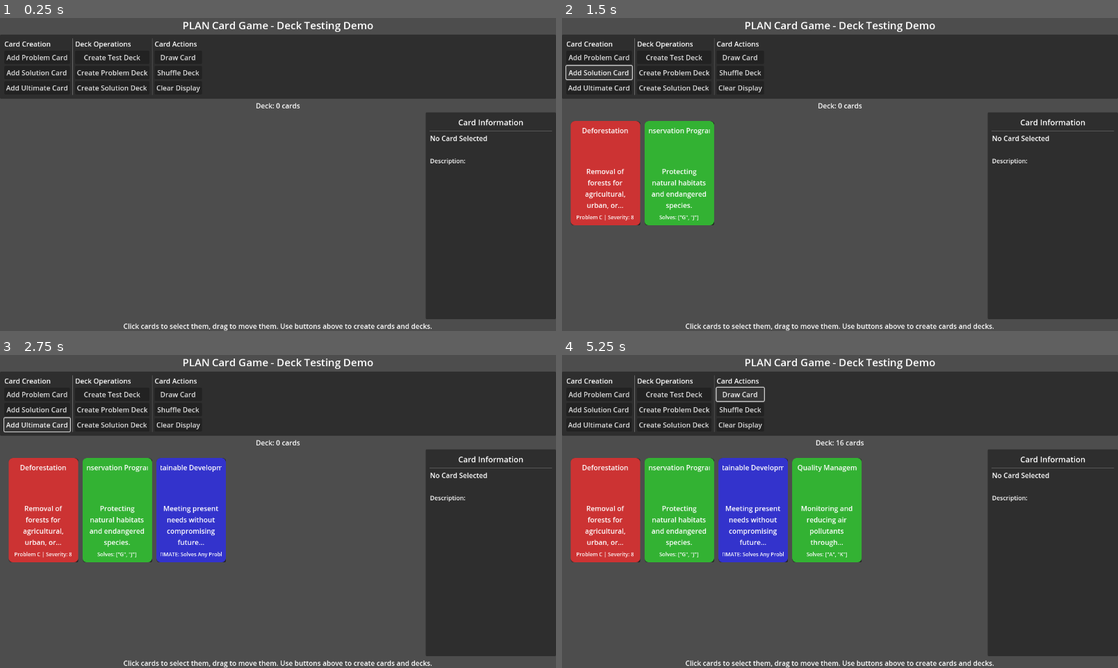
Above: before the commit, frames 1-4 (two rows, left to right).
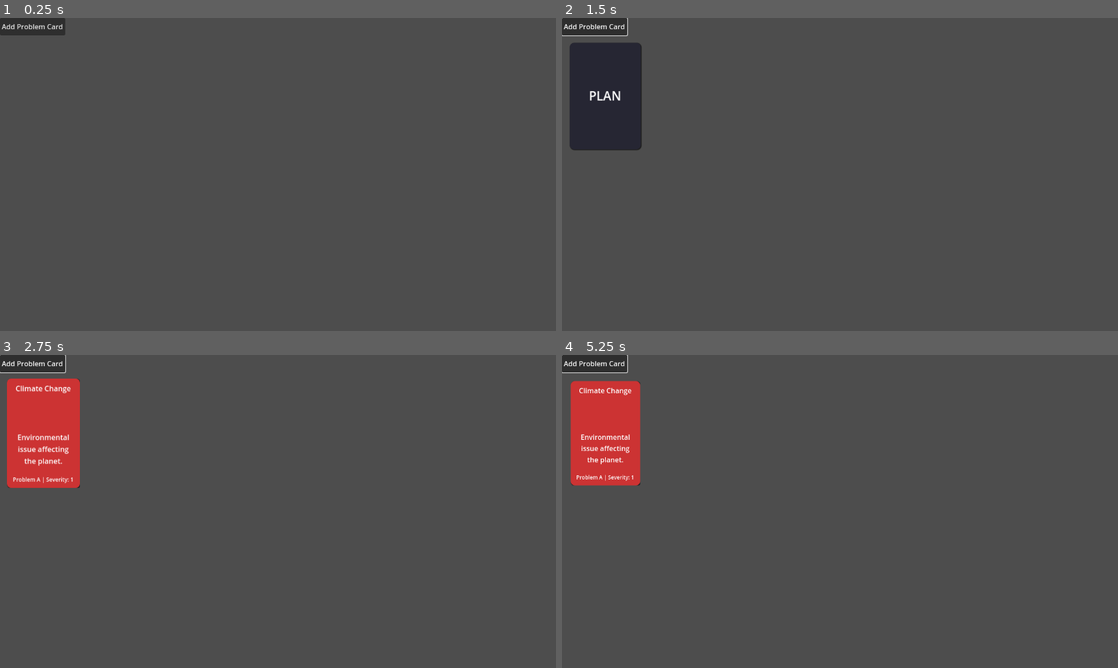
Above: after the commit, the same moments.

Repository: notalentgeek/plan-game
Game: Godot game, scene res://demos/card/test_basic_scene.tscn
Two runs of this game, one before a commit and one after it. Both use one fixed random seed, a clock stepped at 60 frames per second and the inputs below. Before the commit the project starts from res://demos/card/card_deck_demo.tscn.
Inputs (mouse positions are in pixels of both pictures, inside the frame that each line leads up to):
- Up to frame 1 (0.25 s): no input
- Up to frame 2 (1.5 s): click "Add Problem Card" at 0.5 s; click (600, 71) at 1.25 s, where only the run before the commit has a clickable "Add Solution Card"
- Up to frame 3 (2.75 s): click (38, 423) at 2 s, where only the run before the commit has a clickable "Add Ultimate Card"
- Up to frame 4 (5.25 s): click (673, 395) at 2.75 s, where only the run before the commit has a clickable "Create Test Deck"; click (673, 408) at 3.5 s, where only the run before the commit has a clickable "Create Problem Deck"; click (673, 423) at 4.25 s, where only the run before the commit has a clickable "Create Solution Deck"; click (739, 395) at 5 s, where only the run before the commit has a clickable "Draw Card"

The runs differ from the first frame. In frame 1, 37% of the frame differs, in the area x 0-100%, y 0-100%; in frame 2, 44%; in frame 3, 49%; in frame 4, 53%.

Commit message:
Added Test Basic Scene Developed Programmatically

Diff:
--- /dev/null
+++ b/plan-game/demos/card/test_basic_scene.gd
@@ -0,0 +1,110 @@
+extends Control
+
+# Reference to container for cards
+var card_container: Control
+
+# Card layout parameters
+const CARD_WIDTH = 160  # Width of the card visual
+const CARD_HEIGHT = 240  # Height of the card visual
+const CARD_SPACING_X = 20  # Horizontal spacing between cards
+const CARD_SPACING_Y = 20  # Vertical spacing between rows
+const LEFT_MARGIN = 20  # Left margin for the first card
+
+# Track the cards we've added
+var cards = []
+
+func _ready():
+	print("Basic test scene initialized")
+
+	# Create the "Add Problem Card" button programmatically
+	var add_problem_btn = Button.new()
+	add_problem_btn.text = "Add Problem Card"
+	add_problem_btn.position = Vector2(0, 0)  # Top-left corner
+	add_problem_btn.size = Vector2(150, 40)   # Set button size
+
+	# Connect button signal
+	add_problem_btn.pressed.connect(Callable(self, "_on_add_problem_pressed"))
+
+	# Add the button to the scene
+	add_child(add_problem_btn)
+
+	# Create a container for cards with margin below the button
+	card_container = Control.new()
+	card_container.position = Vector2(0, 60)  # 20px margin below the button
+	card_container.size = Vector2(get_viewport_rect().size.x, get_viewport_rect().size.y - 60)
+	add_child(card_container)
+
+	print("Button added programmatically")
+
+func _on_add_problem_pressed() -> void:
+	print("Add Problem Card button pressed")
+
+	# Create a problem card with a random problem name
+	var problems = ["Air Pollution", "Water Pollution", "Deforestation",
+				   "Climate Change", "Soil Erosion", "Biodiversity Loss",
+				   "Waste Management", "Ozone Depletion"]
+	var problem_index = randi() % problems.size()
+	var problem_name = problems[problem_index]
+
+	# Get a letter code A-Z based on current count
+	var letter_code = String.chr(65 + (cards.size() % 26))
+
+	var problem_card = ProblemCard.new(
+		"p_" + str(cards.size()),
+		problem_name,
+		"Environmental issue affecting the planet.",
+		"",  # No texture path for now
+		letter_code,
+		(cards.size() % 10) + 1  # Severity 1-10
+	)
+
+	# Create a card visual
+	var card_visual = CardVisual.new()
+
+	# Add the card visual to the container
+	card_container.add_child(card_visual)
+
+	# Add to our array of cards
+	cards.append(card_visual)
+
+	# Reposition all cards
+	_reposition_cards()
+
+	# Initialize with the problem card
+	card_visual.initialize(problem_card)
+
+	# Ensure card shows its front
+	card_visual.flip_to_front()
+
+	# Connect card signals for debugging
+	card_visual.card_clicked.connect(Callable(self, "_on_card_clicked"))
+
+	print("Card added: " + problem_name)
+
+func _reposition_cards() -> void:
+	# Get the available width for cards
+	var available_width = get_viewport_rect().size.x
+
+	# Calculate how many cards fit in a row
+	var cards_per_row = int((available_width - LEFT_MARGIN) / (CARD_WIDTH + CARD_SPACING_X))
+	if cards_per_row < 1:
+		cards_per_row = 1  # Ensure at least one card per row
+
+	# Position each card
+	for i in range(cards.size()):
+		var row = int(i / cards_per_row)
+		var col = i % cards_per_row
+
+		var x_pos = LEFT_MARGIN + col * (CARD_WIDTH + CARD_SPACING_X)
+		var y_pos = row * (CARD_HEIGHT + CARD_SPACING_Y)
+
+		cards[i].position = Vector2(x_pos, y_pos)
+
+func _on_card_clicked(card: Card) -> void:
+	print("Card clicked: ", card.card_name)
+
+	# Find the card visual that was clicked
+	for child in card_container.get_children():
+		if child is CardVisual and child.card == card:
+			child.toggle_flip()
+			break
--- /dev/null
+++ b/plan-game/demos/card/test_basic_scene.tscn
@@ -0,0 +1,12 @@
+[gd_scene load_steps=2 format=3 uid="uid://b7pgj734vt40y"]
+
+[ext_resource type="Script" uid="uid://b4rrgqq070vdj" path="res://demos/card/test_basic_scene.gd" id="1_1uqok"]
+
+[node name="Control" type="Control"]
+layout_mode = 3
+anchors_preset = 15
+anchor_right = 1.0
+anchor_bottom = 1.0
+grow_horizontal = 2
+grow_vertical = 2
+script = ExtResource("1_1uqok")
--- a/plan-game/project.godot
+++ b/plan-game/project.godot
@@ -11,7 +11,7 @@
 [application]
 
 config/name="PLAN: Play, Learn, and Act Now"
-run/main_scene="uid://dairsr6jrwr0h"
+run/main_scene="uid://b7pgj734vt40y"
 config/features=PackedStringArray("4.4", "GL Compatibility")
 config/icon="res://icon.svg"
 
